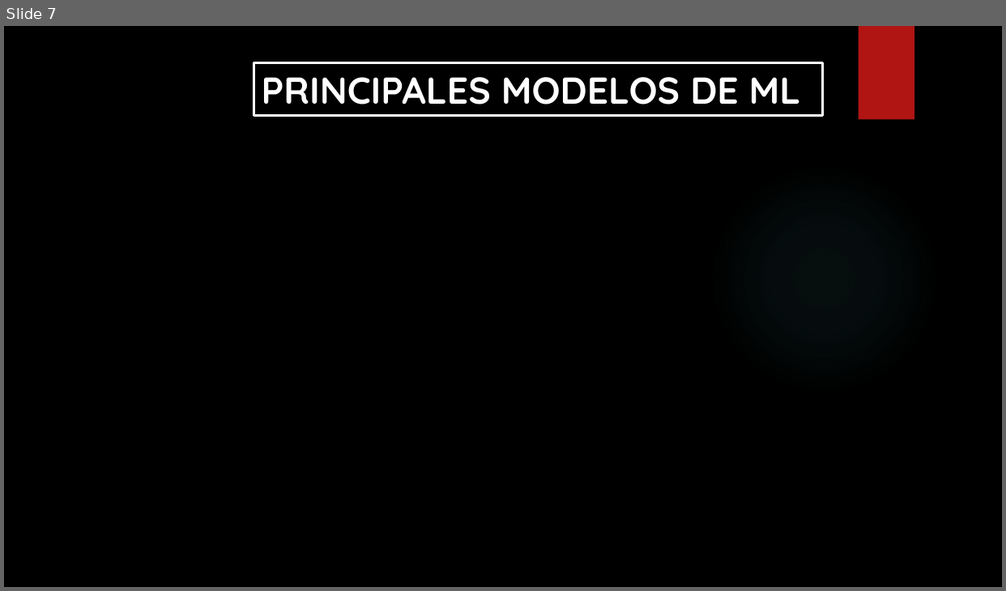
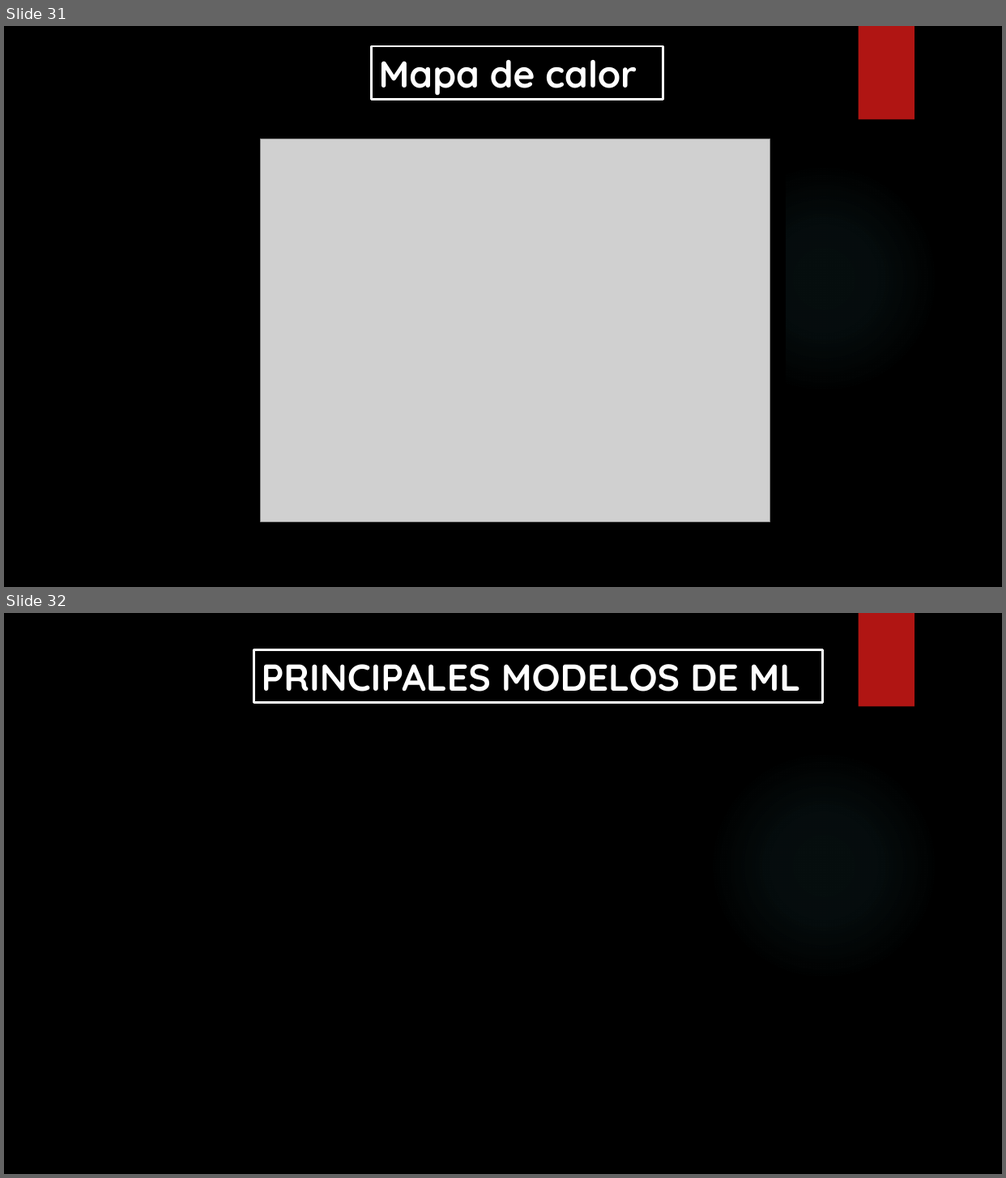
Before and after one commit to Isaac244/Proyecto_Machine_Learning, a slide deck: PROYECTO-MACHINE-LEARNING.pptx. Shown one above the other, each under a label of ours: slide 7 before the commit, slides 31 and 32 after it. The pictures are 1006x591 and 1006x1178 pixels, drawn with LibreOffice and Linux fonts; fonts in the diff are those of the drawing; grey boxes stand for pictures; background and template pictures are left out. Boxes give left, top, right and bottom in pixels: in the first picture for what was removed or moved away, otherwise in the second. Text is boxed around its words. In the diff, an @@ line names an element or a change of style, - is before the commit and + after.

```diff
--- a/PROYECTO-MACHINE-LEARNING.pptx
+++ b/PROYECTO-MACHINE-LEARNING.pptx
@@ slide 31 added at (4,26,1002,587), background picture (left out); not listed: 2 template elements that a slide beside it also shows @@
@@ rectangle added at (372,46,663,100), fill #000000, outline #FFFFFF 2.25 pt, 36 pt, text #FFFFFF, bold @@
+Mapa de calor
@@ rectangle added at (236,122,785,533), fill #000000, outline #000000 1.5 pt @@
@@ picture added at (261,139,769,523) @@
@@ what was slide 7 is now slide 32 @@
```
Also in this commit, not shown: 2 slides changed, 24 other slides added, 2 slides removed, 25 other files.
